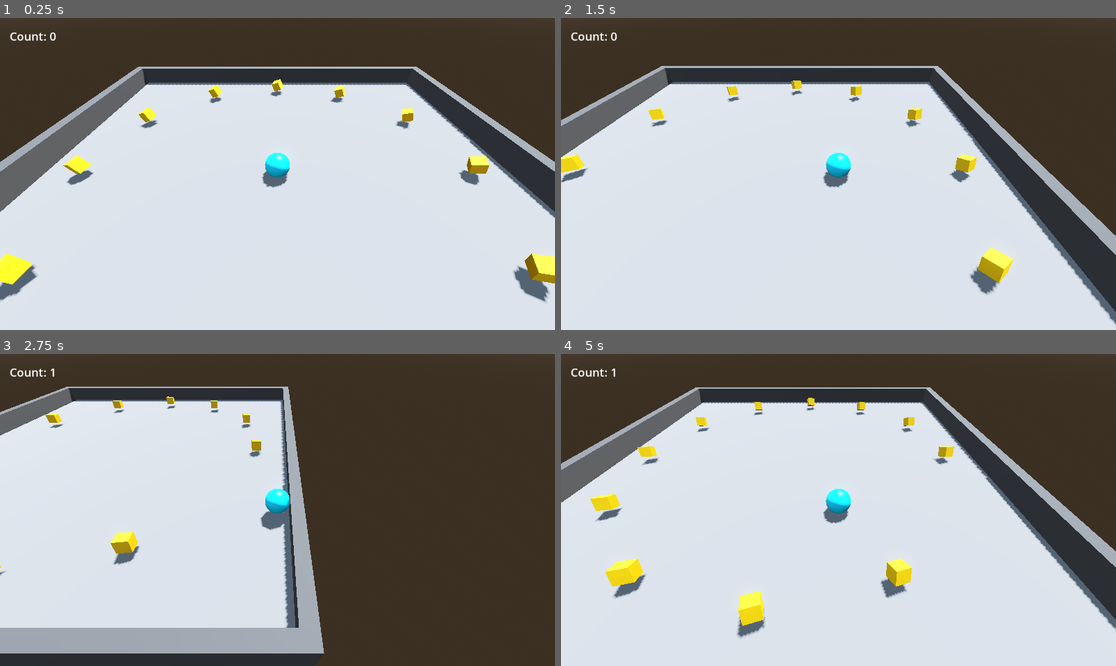
Above: before the commit, frames 1-4 (two rows, left to right).
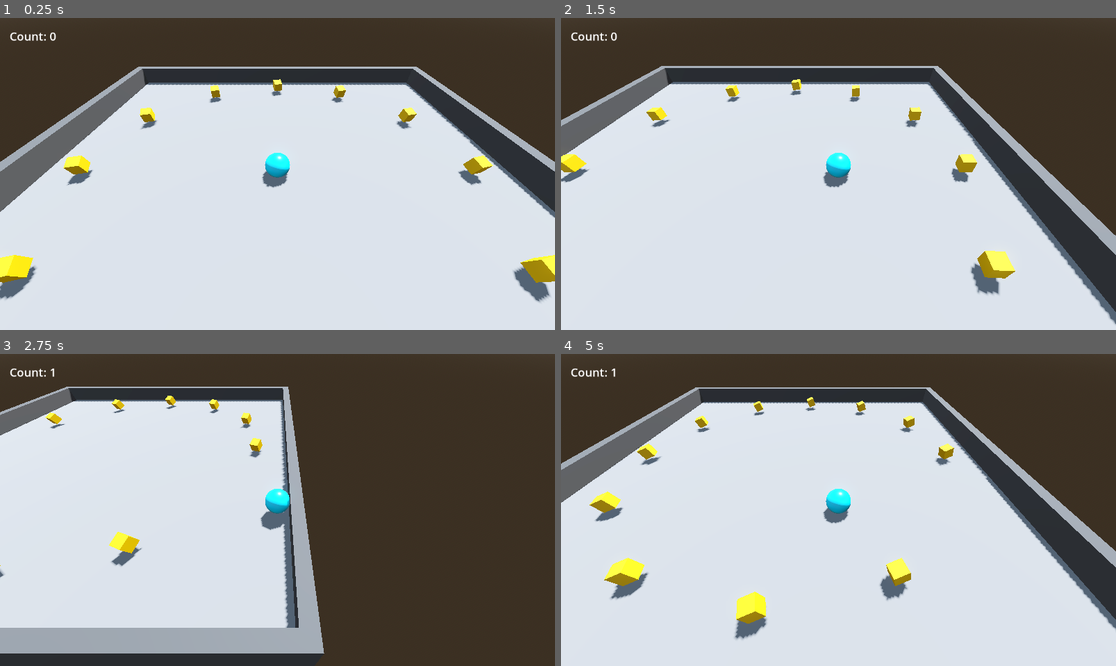
Above: after the commit, the same moments.

Repository: jrenato/godot-roll-a-ball
Game: Godot game, scene res://levels/level.tscn
Same seed, same stepped clock (60 frames per second), same inputs: the game is played once before the commit and once after it.
Inputs:
- Up to frame 1 (0.25 s): no input
- Up to frame 2 (1.5 s): hold D (move_right) 0.53-1.28 s; hold S (move_back) from 1.28 s (still down)
- Up to frame 3 (2.75 s): release S (move_back) at 2.03 s; hold D (move_right) from 2.03 s (still down)
- Up to frame 4 (5 s): release D (move_right) at 2.78 s; hold W (move_forward) 2.78-3.53 s; hold A (move_left) from 3.53 s (still down)

The runs differ from the first frame. In frame 1, 1.2% of the frame differs, in the area x 0-100%, y 19-92%; in frame 2, 1.0%; in frame 3, 0.7%; in frame 4, 2.0%, in the area x 5-71%, y 13-92%.

Commit message:
Improved pickup animation

Diff:
--- a/levels/level.tscn
+++ b/levels/level.tscn
@@ -104,37 +104,37 @@
 [node name="Pickups" type="Node3D" parent="."]
 
 [node name="Pickup" parent="Pickups" instance=ExtResource("5_fhwg8")]
-transform = Transform3D(0.853553, -0.146447, 0.5, 0.5, 0.5, -0.707107, -0.146447, 0.853553, 0.5, 8, 0.5, 0)
+transform = Transform3D(1, 0, 0, 0, 1, 0, 0, 0, 1, 8, 0.5, 0)
 
 [node name="Pickup2" parent="Pickups" instance=ExtResource("5_fhwg8")]
-transform = Transform3D(0.853553, -0.146447, 0.5, 0.5, 0.5, -0.707107, -0.146447, 0.853553, 0.5, -8, 0.5, 0)
+transform = Transform3D(1, 0, 0, 0, 1, 0, 0, 0, 1, -8, 0.5, 0)
 
 [node name="Pickup3" parent="Pickups" instance=ExtResource("5_fhwg8")]
-transform = Transform3D(0.853553, -0.146447, 0.5, 0.5, 0.5, -0.707107, -0.146447, 0.853553, 0.5, 0, 0.5, -8)
+transform = Transform3D(1, 0, 0, 0, 1, 0, 0, 0, 1, 0, 0.5, -8)
 
 [node name="Pickup4" parent="Pickups" instance=ExtResource("5_fhwg8")]
-transform = Transform3D(0.853553, -0.146447, 0.5, 0.5, 0.5, -0.707107, -0.146447, 0.853553, 0.5, 0, 0.5, 8)
+transform = Transform3D(1, 0, 0, 0, 1, 0, 0, 0, 1, 0, 0.5, 8)
 
 [node name="Pickup5" parent="Pickups" instance=ExtResource("5_fhwg8")]
-transform = Transform3D(0.853553, -0.146447, 0.5, 0.5, 0.5, -0.707107, -0.146447, 0.853553, 0.5, 4, 0.5, 7)
+transform = Transform3D(1, 0, 0, 0, 1, 0, 0, 0, 1, 4, 0.5, 7)
 
 [node name="Pickup8" parent="Pickups" instance=ExtResource("5_fhwg8")]
-transform = Transform3D(0.853553, -0.146447, 0.5, 0.5, 0.5, -0.707107, -0.146447, 0.853553, 0.5, -4, 0.5, 7)
+transform = Transform3D(1, 0, 0, 0, 1, 0, 0, 0, 1, -4, 0.5, 7)
 
 [node name="Pickup10" parent="Pickups" instance=ExtResource("5_fhwg8")]
-transform = Transform3D(0.853553, -0.146447, 0.5, 0.5, 0.5, -0.707107, -0.146447, 0.853553, 0.5, -4, 0.5, -7)
+transform = Transform3D(1, 0, 0, 0, 1, 0, 0, 0, 1, -4, 0.5, -7)
 
 [node name="Pickup11" parent="Pickups" instance=ExtResource("5_fhwg8")]
-transform = Transform3D(0.853553, -0.146447, 0.5, 0.5, 0.5, -0.707107, -0.146447, 0.853553, 0.5, 4, 0.5, -7)
+transform = Transform3D(1, 0, 0, 0, 1, 0, 0, 0, 1, 4, 0.5, -7)
 
 [node name="Pickup6" parent="Pickups" instance=ExtResource("5_fhwg8")]
-transform = Transform3D(0.853553, -0.146447, 0.5, 0.5, 0.5, -0.707107, -0.146447, 0.853553, 0.5, 7, 0.5, 4)
+transform = Transform3D(1, 0, 0, 0, 1, 0, 0, 0, 1, 7, 0.5, 4)
 
 [node name="Pickup7" parent="Pickups" instance=ExtResource("5_fhwg8")]
-transform = Transform3D(0.853553, -0.146447, 0.5, 0.5, 0.5, -0.707107, -0.146447, 0.853553, 0.5, -7, 0.5, 4)
+transform = Transform3D(1, 0, 0, 0, 1, 0, 0, 0, 1, -7, 0.5, 4)
 
 [node name="Pickup9" parent="Pickups" instance=ExtResource("5_fhwg8")]
-transform = Transform3D(0.853553, -0.146447, 0.5, 0.5, 0.5, -0.707107, -0.146447, 0.853553, 0.5, -7, 0.5, -4)
+transform = Transform3D(1, 0, 0, 0, 1, 0, 0, 0, 1, -7, 0.5, -4)
 
 [node name="Pickup12" parent="Pickups" instance=ExtResource("5_fhwg8")]
-transform = Transform3D(0.853553, -0.146447, 0.5, 0.5, 0.5, -0.707107, -0.146447, 0.853553, 0.5, 7, 0.5, -4)
+transform = Transform3D(1, 0, 0, 0, 1, 0, 0, 0, 1, 7, 0.5, -4)
--- a/levels/pickup.gd
+++ b/levels/pickup.gd
@@ -1,13 +1,17 @@
 extends CharacterBody3D
 
-var rotation_vector : Vector3 = Vector3(15, 30, 45)
+var rotation_vector : Vector3 = Vector3(1, 1, 0)
+@onready var mesh_instance_3d: MeshInstance3D = $MeshInstance3D
+
 
 func _ready() -> void:
 	pass
 #	tween_rotate_loop()
 
+
 func _process(delta: float) -> void:
-	rotation += rotation_vector * delta * 0.1
+	mesh_instance_3d.rotation += rotation_vector * delta
+
 
 #func tween_rotate_loop():
 #	var tween := create_tween()
--- a/levels/pickup.tscn
+++ b/levels/pickup.tscn
@@ -10,7 +10,7 @@
 size = Vector3(0.5, 0.5, 0.5)
 
 [node name="Pickup" type="CharacterBody3D" groups=["pickups"]]
-transform = Transform3D(0.853553, -0.146447, 0.5, 0.5, 0.5, -0.707107, -0.146447, 0.853553, 0.5, 0, 0, 0)
+transform = Transform3D(1, 0, 0, 0, 1, 0, 0, 0, 1, 0, 0, 0)
 collision_layer = 0
 script = ExtResource("1_fctsy")
 
